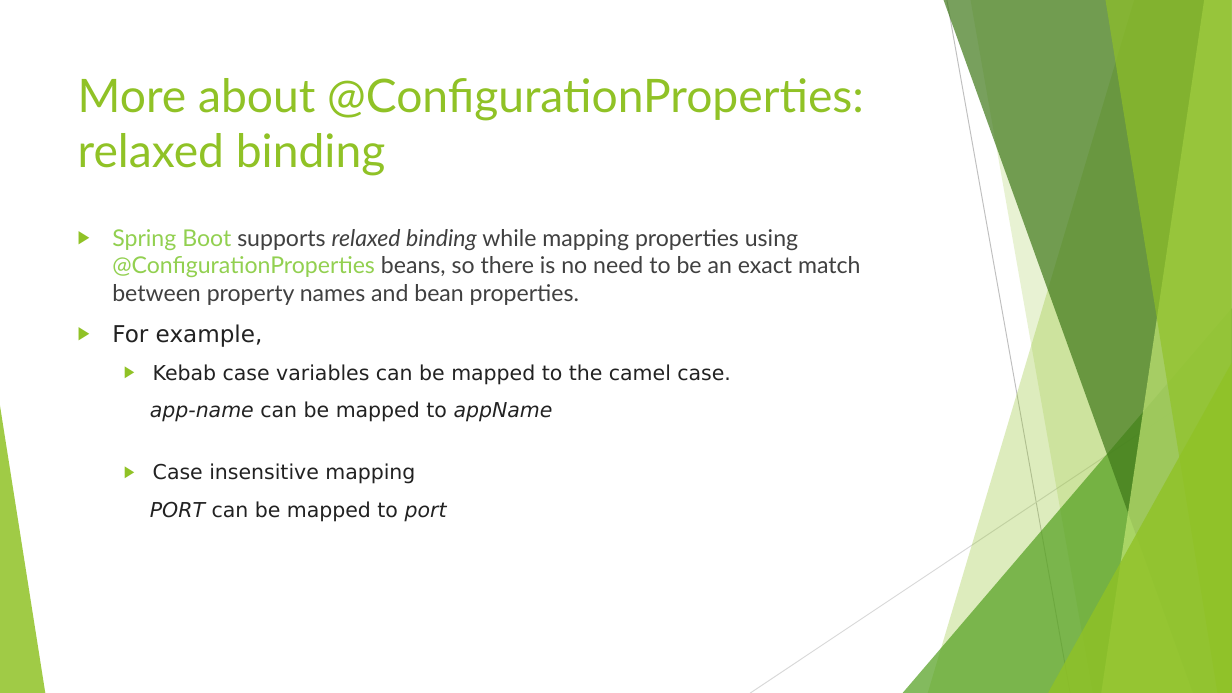
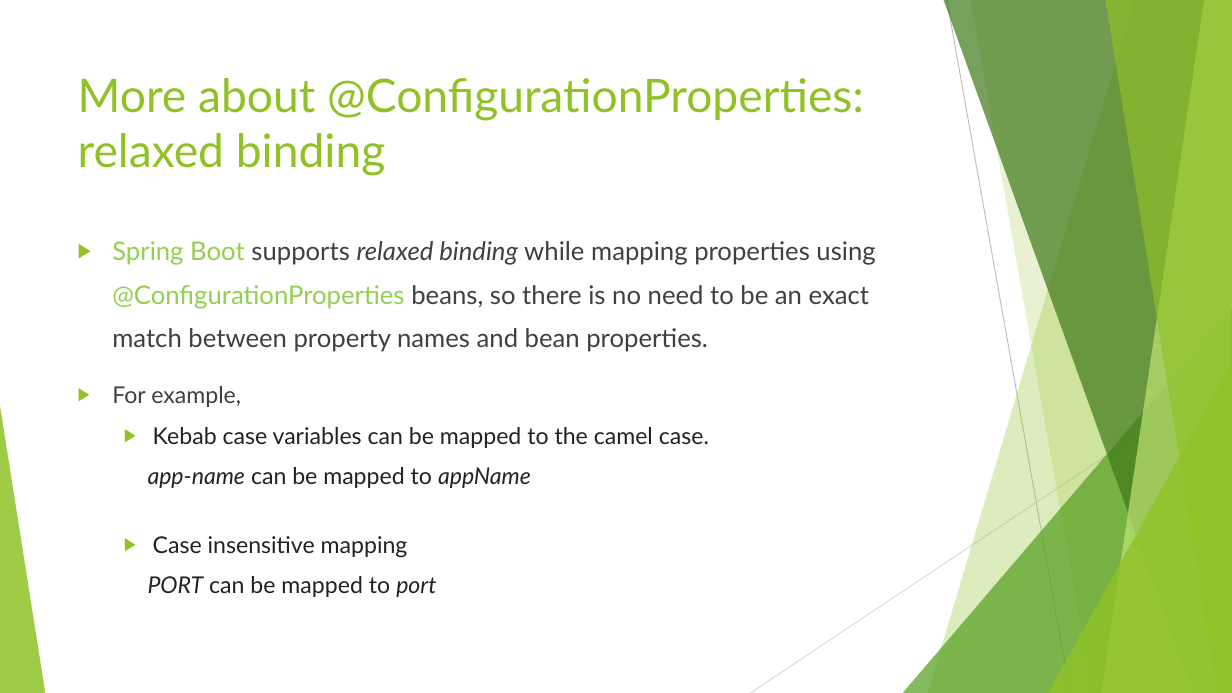
Before and after one commit to ybensman/SpringMicroserviceDemo, a slide deck: slide 34 of Spring_Beginners_2_SpringBootForMS.pptx (slide 33 before the commit). Drawn at 1232x693 pixels with LibreOffice and Linux fonts; fonts in the diff are those of the drawing. Boxes give left, top, right and bottom in pixels: in the first picture for what was removed or moved away, otherwise in the second. Text is boxed around its words. In the diff, an @@ line names an element or a change of style, - is before the commit and + after.

```diff
--- a/Spring_Beginners_2_SpringBootForMS.pptx
+++ b/Spring_Beginners_2_SpringBootForMS.pptx
@@ text "Spring Boot supports relaxed binding ..." at (112,241,875,597): size 18 to 20 pt in "Spring Boot supports relaxed binding while mapping ..."; font DejaVu Sans to Lato in "For example,", "Kebab case variables can be mapped to ...", "app-name can be mapped to appName", "Case insensitive mapping" and 1 more places; text colour #222222 to #404040 in "For example,"; size 16 to 18 pt in "Kebab case variables can be mapped to ...", "app-name can be mapped to appName", "Case insensitive mapping", "PORT can be mapped to port"; line spacing 1 to 1.4; more space between paragraphs @@
```
Also in this commit, not shown: 11 other slides changed, 1 slide added.
